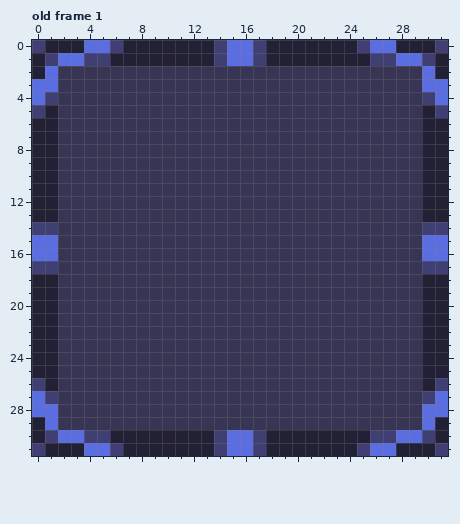
Edited in one commit: pixel-art file (TesteAnimaRogue/Assets/_Sprite/_Ase/UI.aseprite). That is the earlier state.
32x32 pixels, 4 frames. Shown: old frame 1.
After the commit:
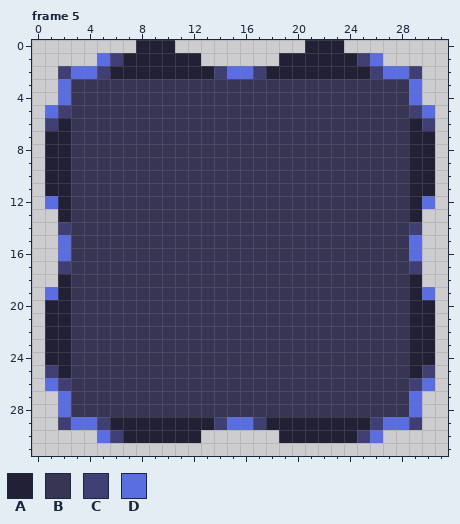
Palette (. is transparent): A #222034  B #373454  C #3f3f74  D #5b6ee1
A new or re-ordered frame is compared with the old frame closest to it.
Difference:
frames 4 -> 5
Frame 5 is new; against old frame 1:
Colour A replaces colour B in row 2 at x 6 to 13 and 18 to 25; in rows 6 to 13 at x 2 and 29; in rows 18 to 25 at x 2 and 29; in row 29 at x 6 to 13 and 18 to 25.
Colour C replaces colour A in row 1 at x 6 and 25; in row 6 at x 1 and 30; in row 25 at x 1 and 30; in row 30 at x 6 and 25.
Colour C replaces colour B in row 2 at x 2, 5, 14, 17, 26 and 29; in row 5 at x 2 and 29; in row 14 at x 2 and 29; in row 17 at x 2 and 29; in row 26 at x 2 and 29; in row 29 at x 2, 5, 14, 17, 26 and 29.
Colour D replaces colour A in row 5 at x 1 and 30; in row 12 at x 1 and 30; in row 19 at x 1 and 30; in row 26 at x 1 and 30.
Colour D replaces colour B in row 2 at x 3 to 4, 15 to 16 and 27 to 28; in rows 3 to 4 at x 2 and 29; in rows 15 to 16 at x 2 and 29; in rows 27 to 28 at x 2 and 29; in row 29 at x 3 to 4, 15 to 16 and 27 to 28.
Colour D replaces colour C in row 1 at x 5 and 26; in row 30 at x 5 and 26.
The author cleared colour A in row 0 at x 1 to 3, 7, 11 to 13, 18 to 20, 24 and 28 to 30; in row 1 at x 0, 13, 18 and 31; in row 2 at x 0 and 31; in rows 6 to 12 at x 0 and 31; in row 13 at x 0 to 1 and 30 to 31; in row 18 at x 0 to 1 and 30 to 31.
The author cleared colour A in rows 19 to 25 at x 0 and 31; in row 29 at x 0 and 31; in row 30 at x 0, 13, 18 and 31; in row 31 at x 1 to 3, 7 to 13, 18 to 24 and 28 to 30.
The author cleared colour C in row 0 at x 0, 6, 14, 17, 25 and 31; in row 1 at x 1, 4, 14, 17, 27 and 30; in row 4 at x 1 and 30; in row 5 at x 0 and 31; in row 14 at x 0 to 1 and 30 to 31; in row 17 at x 0 to 1 and 30 to 31.
The author cleared colour C in row 26 at x 0 and 31; in row 27 at x 1 and 30; in row 30 at x 1, 4, 14, 17, 27 and 30; in row 31 at x 0, 6, 14, 17, 25 and 31.
The author cleared colour D in row 0 at x 4 to 5, 15 to 16 and 26 to 27; in row 1 at x 2 to 3, 15 to 16 and 28 to 29; in row 2 at x 1 and 30; in row 3 at x 0 to 1 and 30 to 31; in row 4 at x 0 and 31; in rows 15 to 16 at x 0 to 1 and 30 to 31.
The author cleared colour D in row 27 at x 0 and 31; in row 28 at x 0 to 1 and 30 to 31; in row 29 at x 1 and 30; in row 30 at x 2 to 3, 15 to 16 and 28 to 29; in row 31 at x 4 to 5, 15 to 16 and 26 to 27.
Boxes around the changes in both pictures, in picture pixels (x1, y1, x2, y2):
changed: (32, 40, 448, 456)
